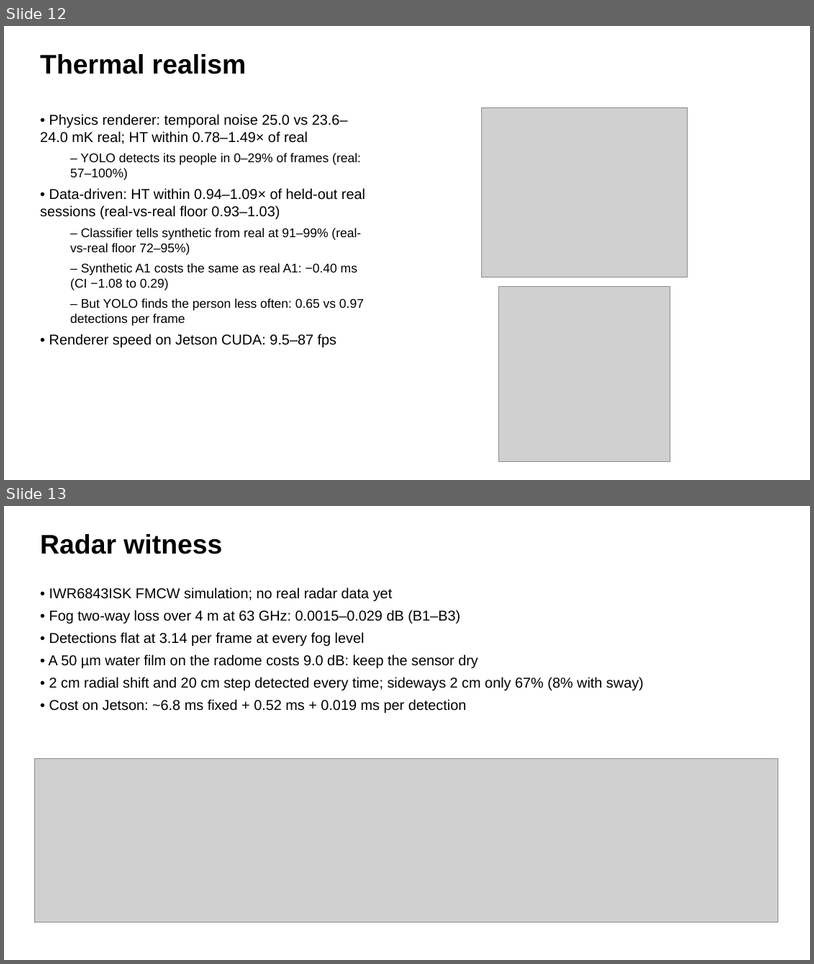
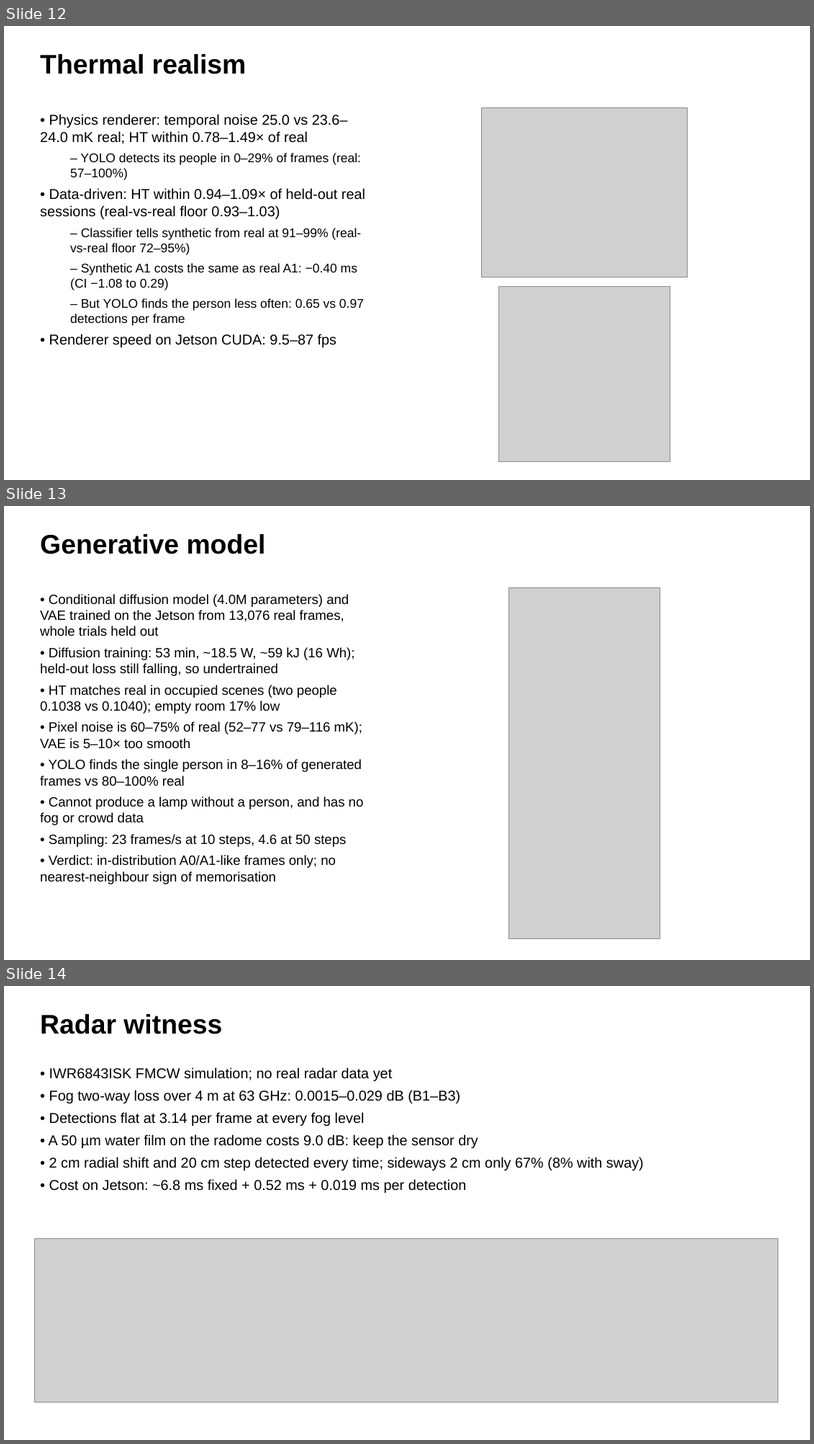
Before and after one commit to alibaduqail/entropy-synth-lab, a slide deck: deliverables/slides/overnight_run_2026-11-24.pptx. Shown one above the other, each under a label of ours: slides 12 and 13 before the commit, slides 12, 13 and 14 after it. The pictures are 814x964 and 814x1444 pixels, drawn with LibreOffice and Linux fonts; fonts in the diff are those of the drawing; grey boxes stand for pictures. Boxes give left, top, right and bottom in pixels: in the first picture for what was removed or moved away, otherwise in the second. Text is boxed around its words. In the diff, an @@ line names an element or a change of style, - is before the commit and + after.

```diff
--- a/deliverables/slides/overnight_run_2026-11-24.pptx
+++ b/deliverables/slides/overnight_run_2026-11-24.pptx
@@ slide 13 added at [4,506,810,960], background #FFFFFF @@
@@ text added at [40,534,266,554], 32 pt, text #000000, bold @@
+Generative model
@@ picture added at [509,587,661,939] @@
@@ text added at [40,594,364,884], 16 pt, text #000000 @@
+• Conditional diffusion model (4.0M parameters) and VAE trained on the Jetson from 13,076 real frames, whole trials held out
+• Diffusion training: 53 min, ~18.5 W, ~59 kJ (16 Wh); held-out loss still falling, so undertrained
+• HT matches real in occupied scenes (two people 0.1038 vs 0.1040); empty room 17% low
+• Pixel noise is 60–75% of real (52–77 vs 79–116 mK); VAE is 5–10× too smooth
+• YOLO finds the single person in 8–16% of generated frames vs 80–100% real
+• Cannot produce a lamp without a person, and has no fog or crowd data
+• Sampling: 23 frames/s at 10 steps, 4.6 at 50 steps
+• Verdict: in-distribution A0/A1-like frames only; no nearest-neighbour sign of memorisation
@@ what was slide 13 is now slide 14 @@
```
Also in this commit, not shown: 4 other files.
